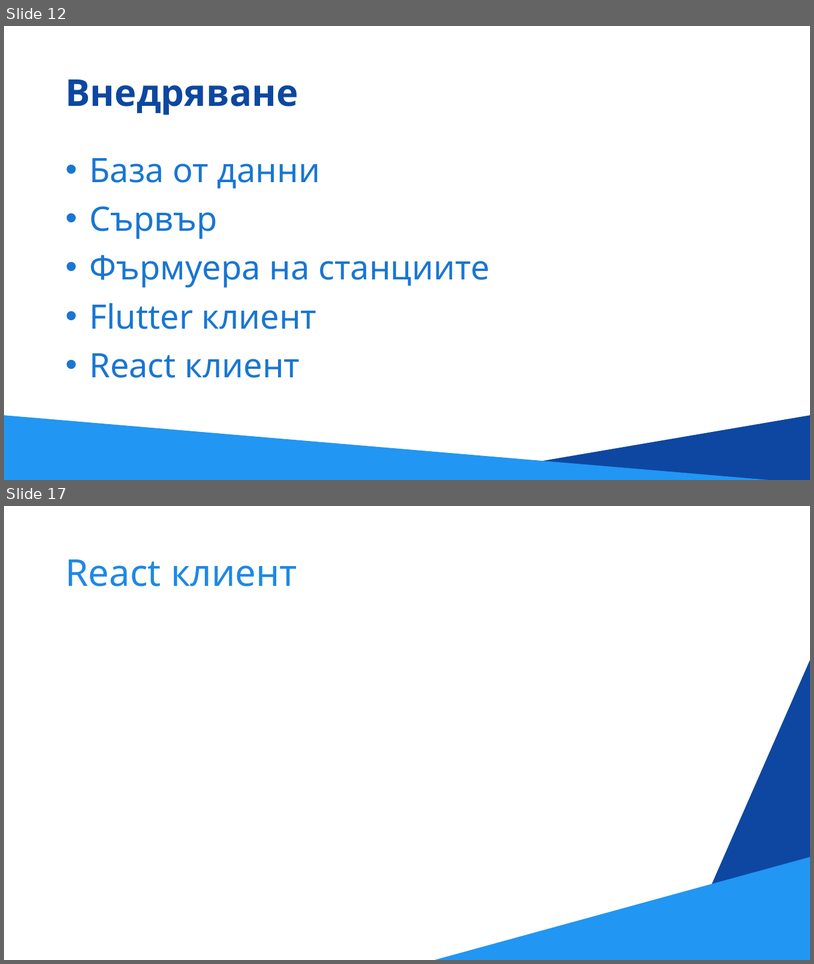
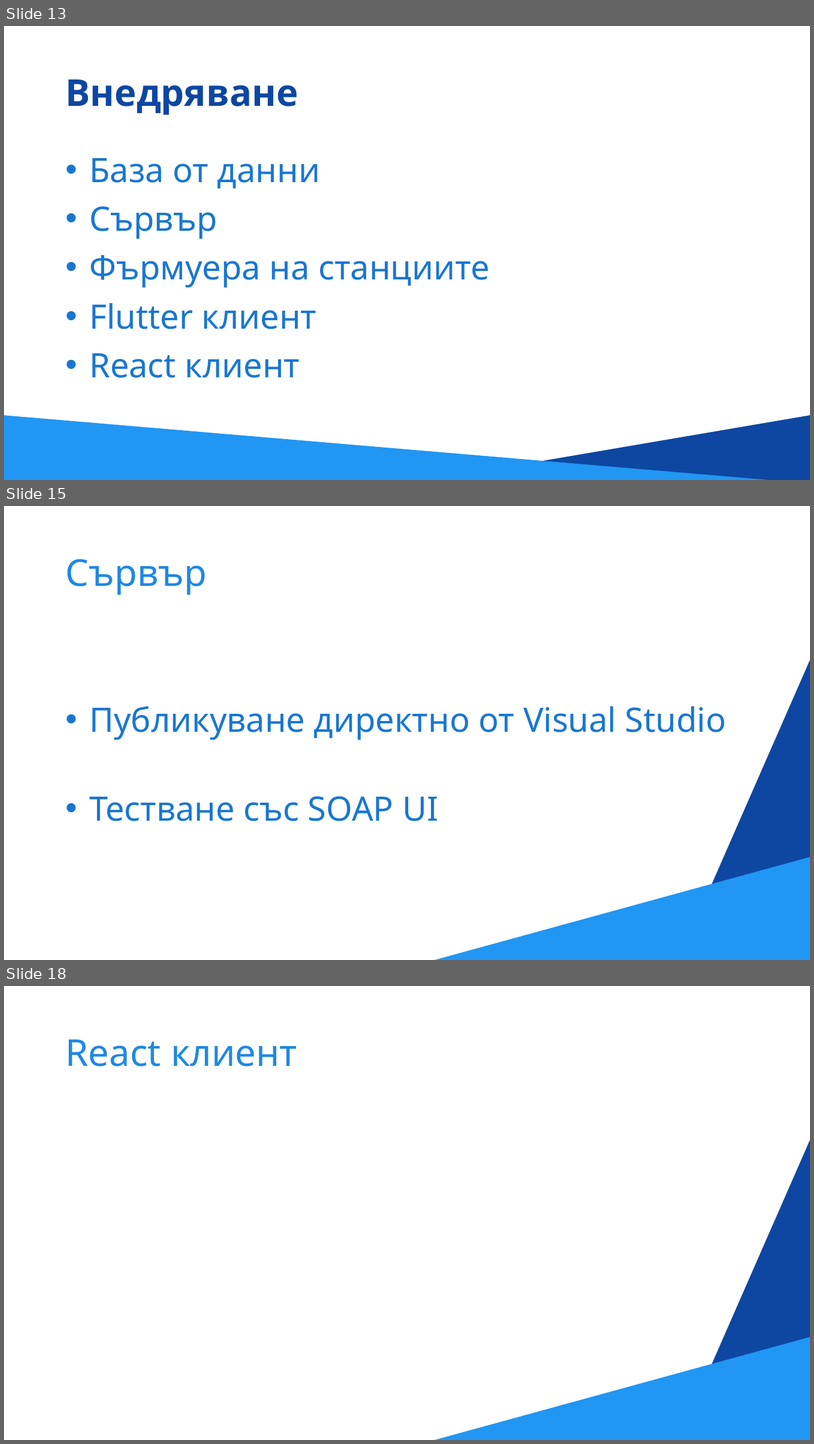
Before and after one commit to NikolaTotev/LoRa_Sensor_Network, a slide deck: Documentation/LoRa_Sensor_Network_Presentation.pptx. Shown one above the other, each under a label of ours: slides 12 and 17 before the commit, slides 13, 15 and 18 after it; the slides between them are not shown. The pictures are 814x964 and 814x1444 pixels, drawn with LibreOffice and Linux fonts; fonts in the diff are those of the drawing. Boxes give left, top, right and bottom in pixels: in the first picture for what was removed or moved away, otherwise in the second. Text is boxed around its words. In the diff, an @@ line names an element or a change of style, - is before the commit and + after.

```diff
--- a/Documentation/LoRa_Sensor_Network_Presentation.pptx
+++ b/Documentation/LoRa_Sensor_Network_Presentation.pptx
@@ slide 15 added at (4, 506, 810, 960), background #FFFFFF; not listed: 2 template elements that a slide beside it also shows @@
@@ title added at (65, 559, 207, 595), 44 pt, text #1E88E5 @@
+Сървър
@@ text added at (89, 706, 726, 821), 40 pt, text #1976D2 @@
+• Публикуване директно от Visual Studio
+• Тестване със SOAP UI
@@ what was slide 12 is now slide 13 @@
@@ what was slide 17 is now slide 18 @@
```
Also in this commit, not shown: 7 slides changed, 3 other slides added, 3 slides removed.
